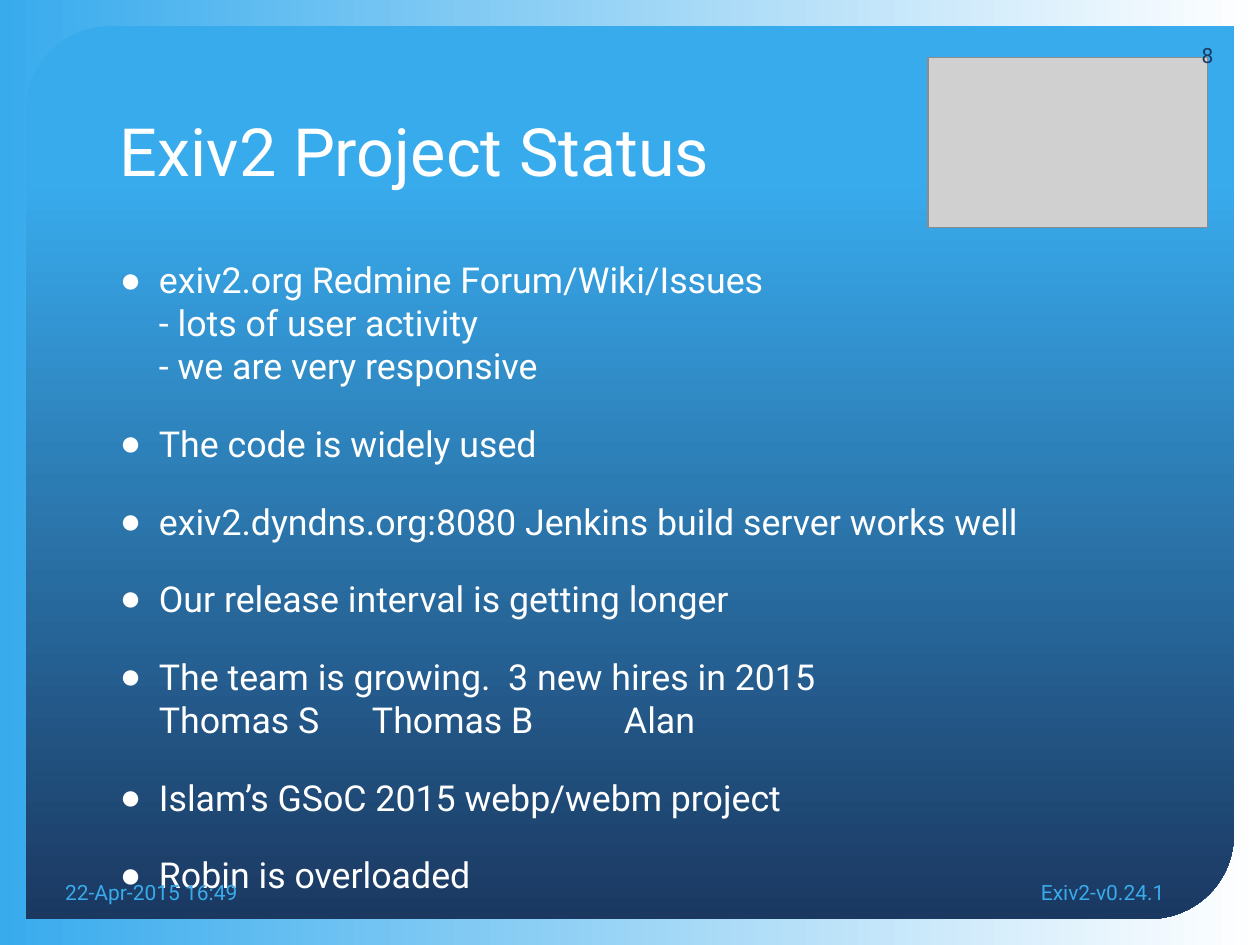
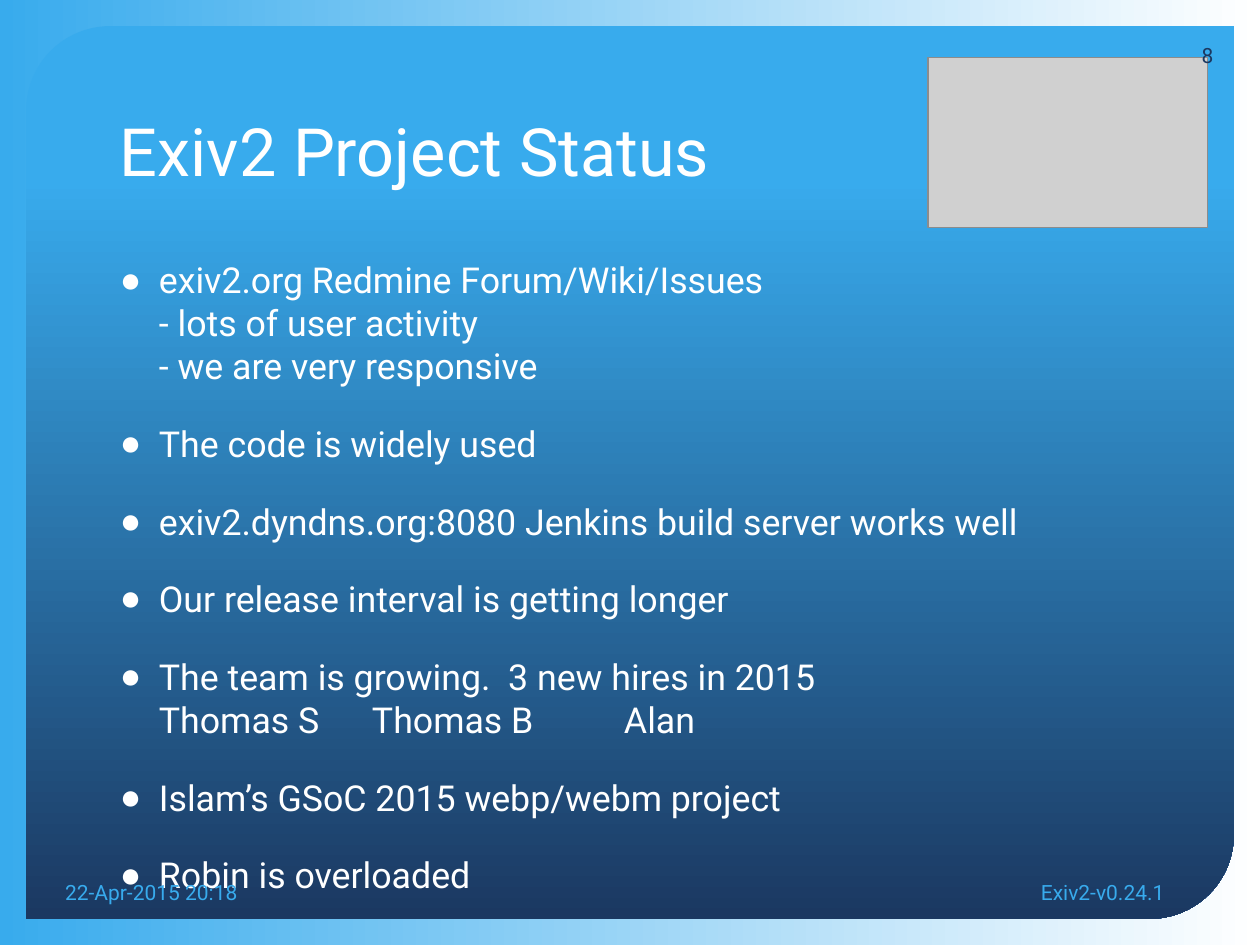
Before and after one commit to nehaljwani/team.exiv2.org, a slide deck: slide 8 of meetings/Exiv2-v0.24.1.pptx. Drawn at 1260x945 pixels with LibreOffice and Linux fonts; fonts in the diff are those of the drawing; grey boxes stand for pictures; background and template pictures are left out. Boxes give left, top, right and bottom in pixels: in the first picture for what was removed or moved away, otherwise in the second. Text is boxed around its words. In the diff, an @@ line names an element or a change of style, - is before the commit and + after.

```diff
--- a/meetings/Exiv2-v0.24.1.pptx
+++ b/meetings/Exiv2-v0.24.1.pptx
@@ text at <box>65,880,237,904</box>: text changed @@
-22-Apr-2015 16:49
+22-Apr-2015 20:18
```
Also in this commit, not shown: 9 other slides changed, 2 other files.
